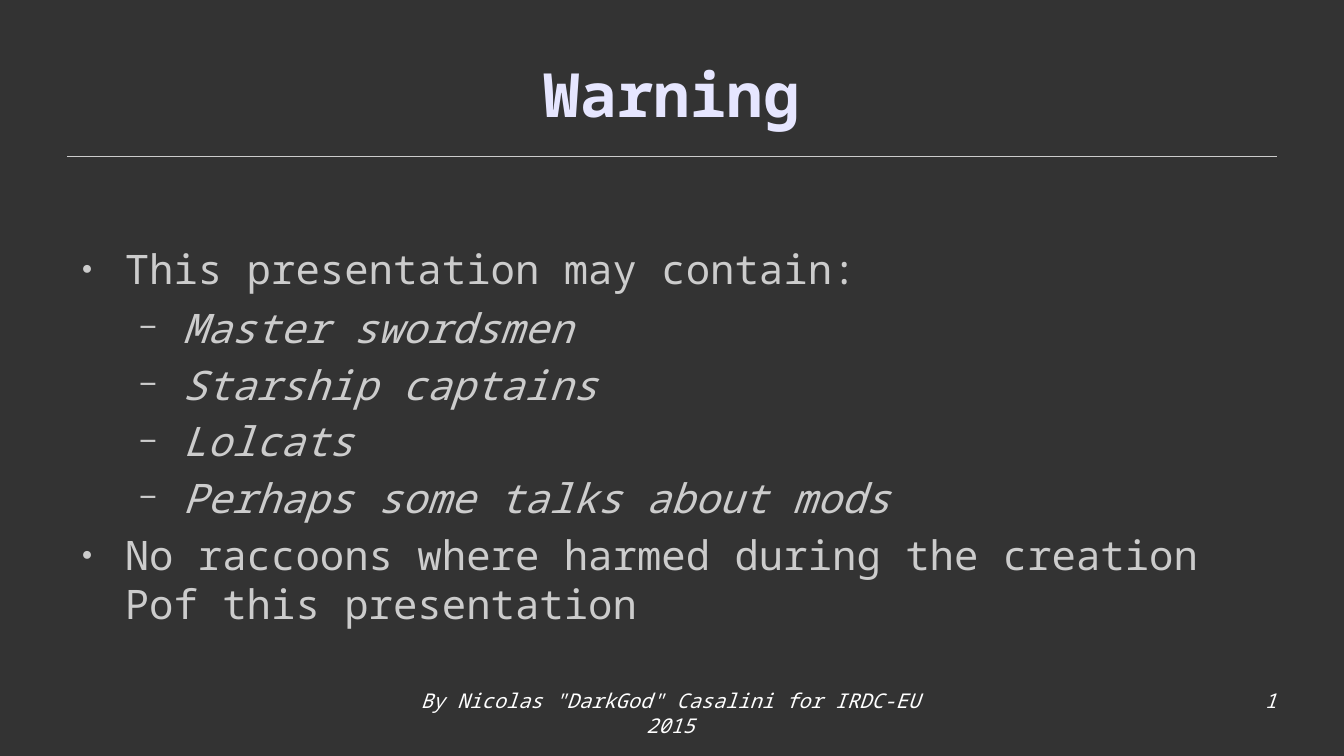
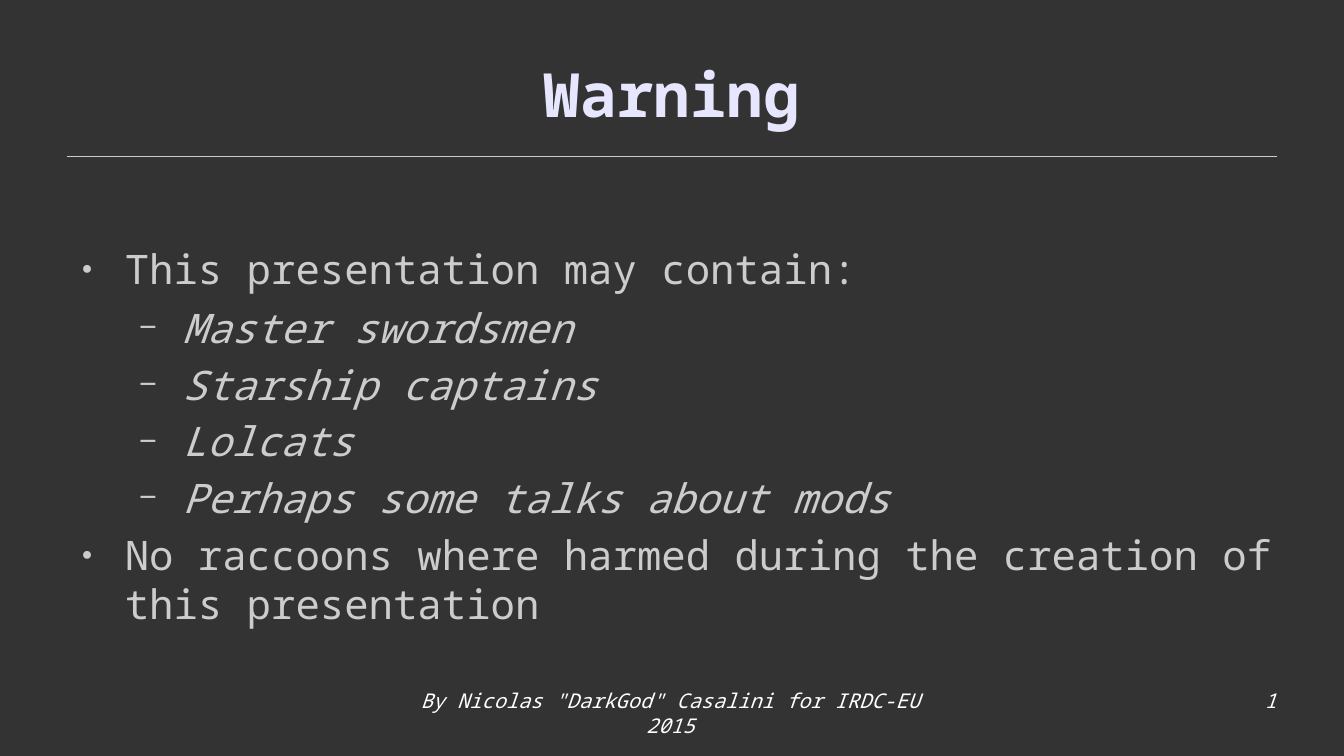
Before and after one commit to SkoobyDoo/tome-base, a slide deck: slide 1 of ideas/irdc2015-t-engine.odp. Drawn at 1344x756 pixels with LibreOffice and Linux fonts; fonts in the diff are those of the drawing. Boxes give left, top, right and bottom in pixels: in the first picture for what was removed or moved away, otherwise in the second. Text is boxed around its words. In the diff, an @@ line names an element or a change of style, - is before the commit and + after.

```diff
--- a/ideas/irdc2015-t-engine.odp
+++ b/ideas/irdc2015-t-engine.odp
@@ text at [125, 539, 1271, 629]: text changed @@
-● No raccoons where harmed during the creation Pof this presentation
+● No raccoons where harmed during the creation of this presentation
```
Also in this commit, not shown: 1 other slide changed, 2 other files.
